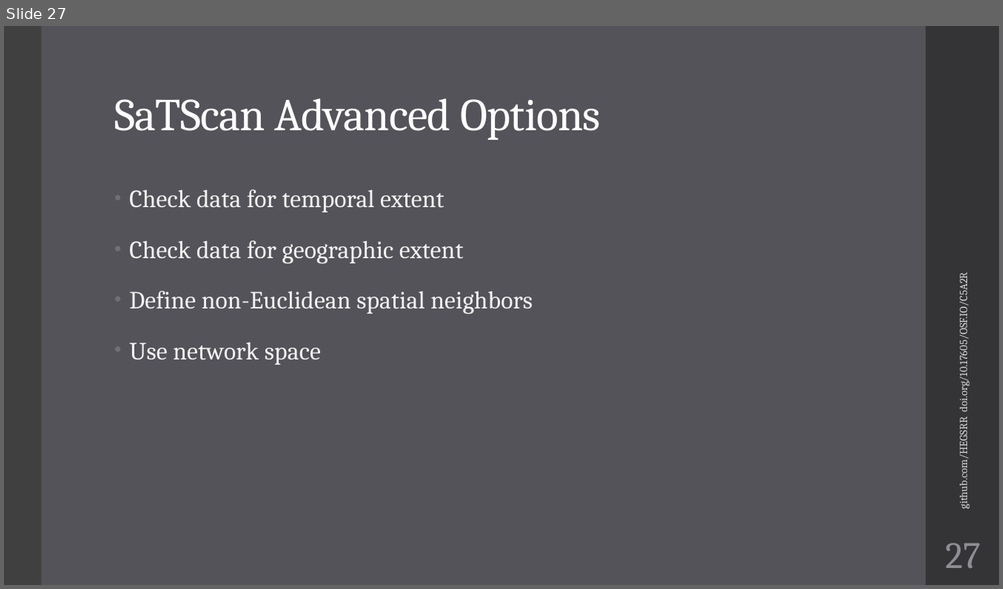
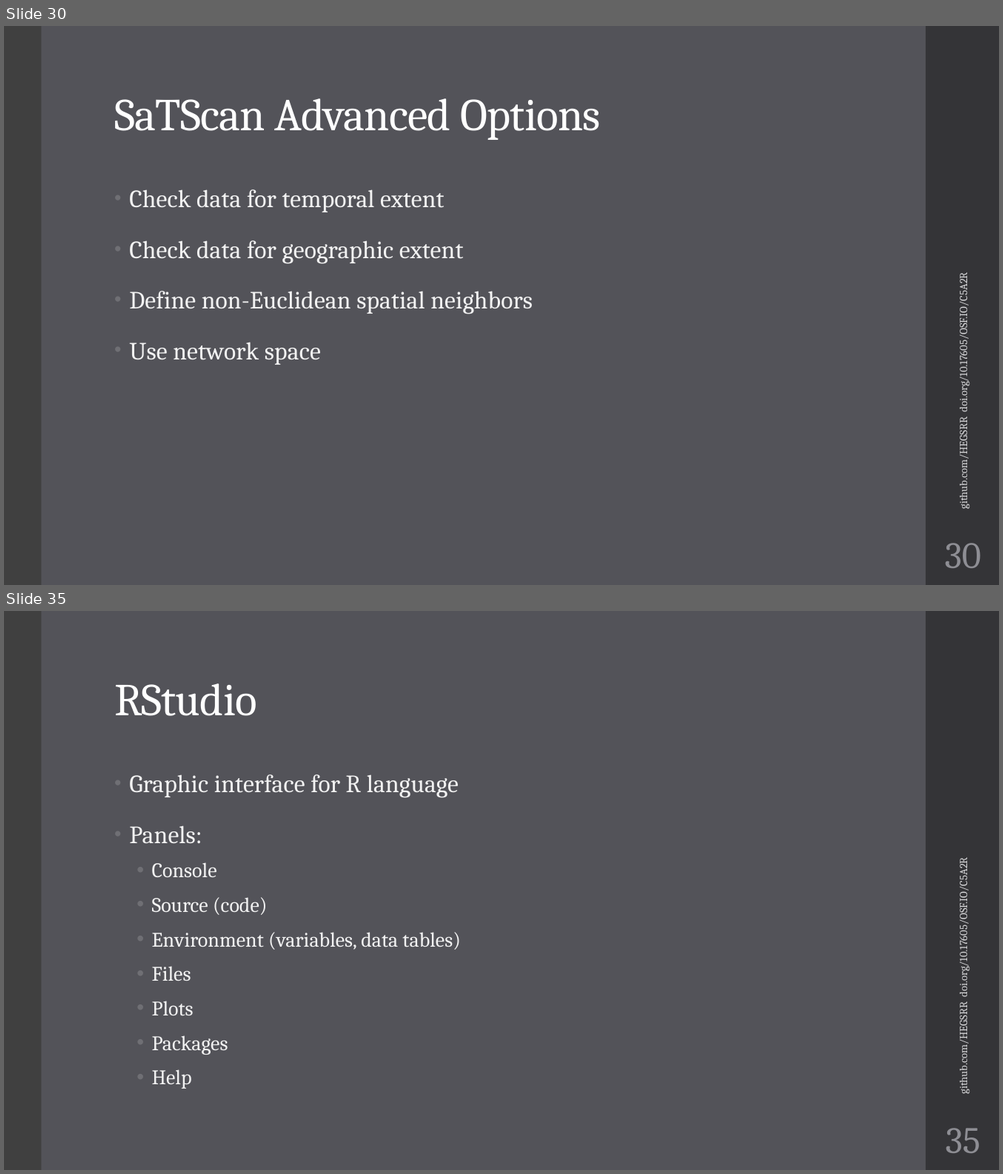
Before and after one commit to HEGSRR/UCGIS-Workshop, a slide deck: 01_Introduction.pptx. Shown one above the other, each under a label of ours: slide 27 before the commit, slides 30 and 35 after it; the slides between them are not shown. The pictures are 1003x589 and 1003x1174 pixels, drawn with LibreOffice and Linux fonts; fonts in the diff are those of the drawing. Boxes give left, top, right and bottom in pixels: in the first picture for what was removed or moved away, otherwise in the second. Text is boxed around its words. In the diff, an @@ line names an element or a change of style, - is before the commit and + after.

```diff
--- a/01_Introduction.pptx
+++ b/01_Introduction.pptx
@@ slide 35 added at (4,611,999,1170), background #535359; not listed: 2 template elements that a slide beside it also shows @@
@@ title added at (114,684,257,716), 44 pt, text #FFFFFF @@
+RStudio
@@ text added at (129,775,461,1089), 20 pt, text #F2F2F2 @@
+• Graphic interface for R language
+• Panels:
+  • Console
+  • Source (code)
+  • Environment (variables, data tables)
+  • Files
+  • Plots
+  • Packages
+  • Help
@@ text added at (956,871,970,1092), 10.5 pt, text #D9D9DB @@
+github.com/HEGSRR doi.org/10.17605/OSF.IO/C5A2R
@@ page number added at (945,1128,980,1153), 36 pt, text #8E8E94 @@
+35
@@ what was slide 27 is now slide 30 @@
@@ page number at (945,543,981,568): text changed @@
-27
+30
```
Also in this commit, not shown: 2 slides changed, 9 other slides added, 1 other file.
